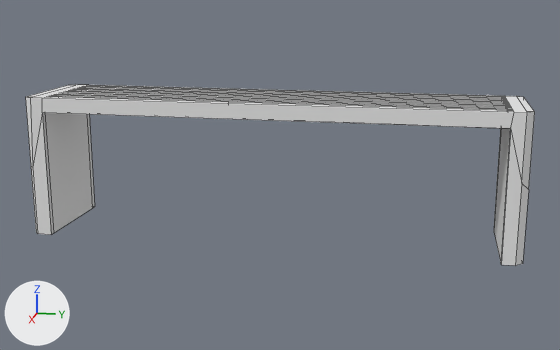
What one commit did to the Blender file Assets/Custom Models/bench.blend.
Both versions are drawn from a 50 mm camera at (21.84, 5.51, 4.08) aimed at (0.53, 1.25, -1.25). The lights are fixed; the arrows at lower left show +X, +Y and +Z. Mesh edges are drawn as thin lines.

The scene before the commit, as lines of its bpy script (objects in view):
```python
me_cube = bpy.data.meshes.new('Cube')
me_cube.from_pydata(...)  # 162 vertices, 88 faces; spans x -1.0..2.0, y -5.8..7.96, z -3.0..1.0
me_cube.materials.append(mat_material)  # white #e7e7e7
# before: 42 (-1.0, 7.4, -3.0) at pixel (493, 229), 43 (2.0, 7.4, -3.0) at pixel (501, 264), 51 (1.83, 7.96, -3.0) at pixel (522, 263), 53 (-0.82, 7.96, -3.0), 151 (2.0, 7.76, -3.0) at pixel (515, 265)
# before: 153 (-1.0, 7.76, -3.0), 157 (-0.82, 7.4, -3.0) at pixel (493, 231), 160 (1.83, 7.4, -3.0) at pixel (500, 262)
# before: 46 (2.0, -5.24, -3.0) at pixel (51, 234), 47 (-1.0, -5.24, -3.0) at pixel (94, 206), 62 (-1.0, -5.67, -3.0), 63 (1.85, -5.8, -3.0) at pixel (36, 232), 139 (2.0, -5.67, -3.0) at pixel (37, 233)
# before: 142 (1.85, -5.24, -3.0) at pixel (53, 233), 144 (-0.84, -5.24, -3.0) at pixel (92, 208), 145 (-0.84, -5.8, -3.0)
ob_cube = bpy.data.objects.new('Cube', me_cube)
ob_cube.location = (0.0, 0.0, 0.0)
```
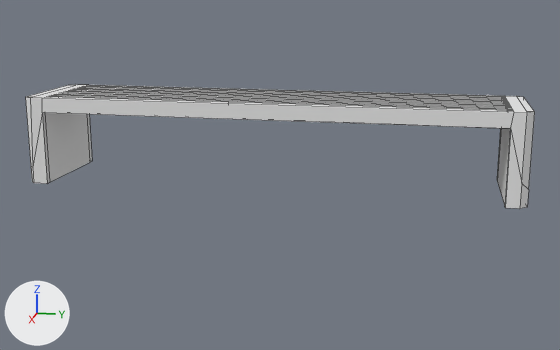
Boxes [x1, y1, x2, y2] around the edits, measured in the pictures (560 x 350 px; the box of a moved part takes in the faces that stretch with it):
'Cube', reshaped (31% shorter)
    before: [26, 84, 535, 266]
    after: [26, 84, 535, 209]
part 1 of me_cube, moved or reshaped
    before: [494, 128, 529, 266]
    after: [497, 128, 529, 209]
part 2 of me_cube, moved or reshaped
    before: [31, 113, 95, 235]
    after: [31, 113, 92, 184]

Edits to the bpy script that builds the scene:
```text
Change me_cube:
    where me_cube.from_pydata(...)  # 162 vertices, 88 faces; spans x -1.0..2.0, y -5.8..7.96, z -3.0..1.0
    used by ob_cube; location = (0.0, 0.0, 0.0)
    me_cube part 1
    add for i in [42, 43, 51, 53, 151, 153, 157, 160]: me_cube.vertices[i].co += Vector((0.0, 0.0, 1.54))
    me_cube part 2
    add for i in [46, 47, 62, 63, 139, 142, 144, 145]: me_cube.vertices[i].co += Vector((0.0, 0.0, 1.54))
```
